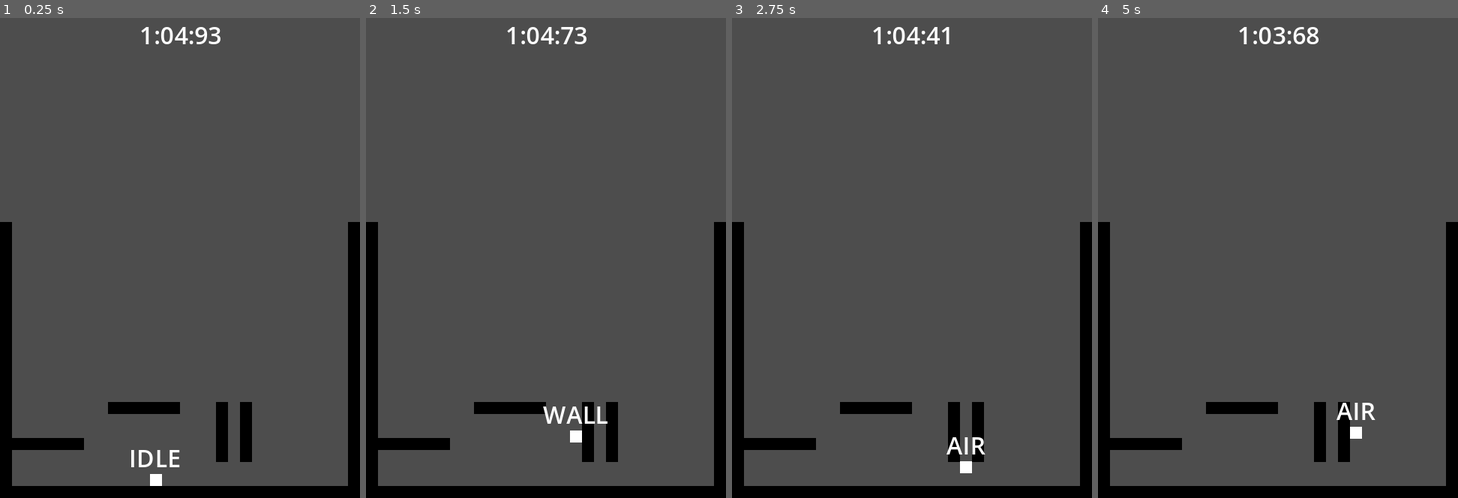
Above: before the commit, frames 1-4 (left to right).
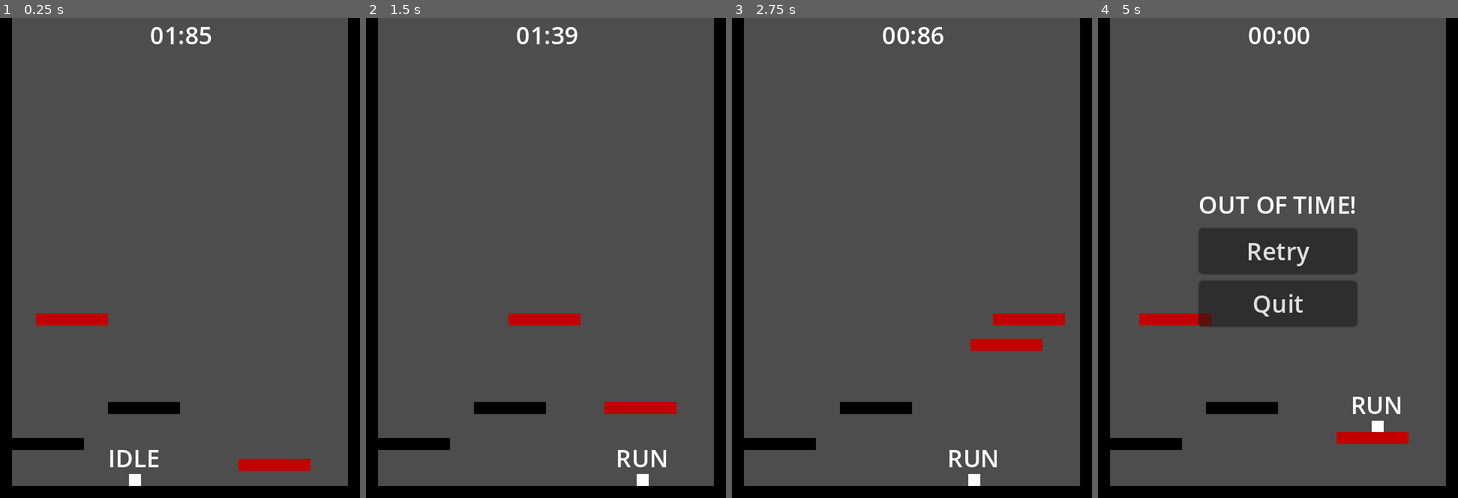
Above: after the commit, the same moments.

Repository: paperman5/time-wizard
Game: Godot game, scene res://levels/test_level.tscn
The game is run twice, just before and just after one commit, with the same random seed, the same clock (stepped at 60 frames per second) and the same inputs.
Inputs:
- Up to frame 1 (0.25 s): no input
- Up to frame 2 (1.5 s): hold D (move_right) from 0.53 s (still down); tap Space (jump) at 0.77 s
- Up to frame 3 (2.75 s): tap Space (jump) at 1.52 s; release D (move_right) at 2.03 s; hold A (move_left) from 2.03 s (still down)
- Up to frame 4 (5 s): release A (move_left) at 2.78 s; hold D (move_right) 2.78-4.28 s; tap Space (jump) at 3.02, 3.77, 4.52 s; hold A (move_left) from 4.28 s (still down)

The runs differ from the first frame. In frame 1, 5.7% of the frame differs, in the area x 0-100%, y 0-98%; in frame 2, 5.7%; in frame 3, 5.4%; in frame 4, 14%, in the area x 0-100%, y 0-93%.
Error after the commit: Parse Error: Identifier "playback_process_mode" not declared in the current scope. (res://components/animation_player_var_speed.gd:7)

Commit message:
Variable speed moving platforms

Diff:
--- /dev/null
+++ b/components/animation_player_var_speed.gd
@@ -0,0 +1,15 @@
+class_name AnimationPlayerVariableSpeed
+extends AnimationPlayer
+
+@export var level : Level
+
+func _ready():
+	playback_process_mode = AnimationPlayer.ANIMATION_PROCESS_MANUAL
+	if not is_instance_valid(level):
+		push_warning("AnimationPlayerVariableSpeed is not connected to level")
+		return
+	level.time_advance.connect(variable_advance)
+
+func variable_advance(delta):
+	if is_playing():
+		advance(delta)
--- a/levels/level.gd
+++ /dev/null
@@ -1,4 +0,0 @@
-extends Node2D
-
-@export var remaining_time : float = 100.0
-@export var level_timer : Node
--- a/levels/level_template.gd
+++ b/levels/level_template.gd
@@ -1,17 +1,42 @@
+class_name Level
 extends Node2D
 
 @export var time_limit : float = 65.0
 @export var timer_display : TimerDisplay
 @export var track : Node2D
+@export var time_accel : float = 3.0
 
 var used_time : float = 0.0
-var prev
+var manual_advance : bool = false : set = set_manual_advance
+var time_speed = 1.0
 
 @onready var pt = track.get_node_or_null("PositionTracker") as PositionTracker
+@onready var gameover = get_node("%GameoverScreen") as Control
+
+signal time_advance(delta : float)
 
 func _process(delta):
-	if is_instance_valid(pt):
-		var speed = min((pt.global_position - pt.prev).length() / delta, pt.top_speed)
-		used_time += delta * speed / pt.top_speed
+	var delta_mod = delta
+	if manual_advance:
+		time_speed += time_accel * delta
+	if is_instance_valid(pt) and not manual_advance:
+		var speed = (pt.global_position - pt.prev).length() / delta
+		time_speed = max(time_speed - time_accel * delta, speed / pt.top_speed)
+	time_speed = clamp(time_speed, 0.0, 1.0)
+	delta_mod = delta * time_speed
+
 	if is_instance_valid(timer_display):
 		timer_display.set_time(time_limit - used_time)
+
+	if used_time >= time_limit:
+		show_gameover()
+	else:
+		used_time += delta_mod
+		time_advance.emit(delta_mod)
+
+func set_manual_advance(value : bool):
+	manual_advance = value
+
+func show_gameover():
+	timer_display.set_time(0.0)
+	gameover.visible = true
--- a/levels/level_template.tscn
+++ b/levels/level_template.tscn
@@ -9,6 +9,7 @@
 timer_display = NodePath("UI/TimerDisplay")
 
 [node name="UI" type="CanvasLayer" parent="."]
+process_mode = 3
 
 [node name="TimerDisplay" parent="UI" instance=ExtResource("2_gehn1")]
 anchors_preset = 5
@@ -21,6 +22,43 @@
 text = "00:00"
 horizontal_alignment = 1
 
+[node name="GameoverScreen" type="Control" parent="UI"]
+unique_name_in_owner = true
+visible = false
+layout_mode = 3
+anchors_preset = 15
+anchor_right = 1.0
+anchor_bottom = 1.0
+grow_horizontal = 2
+grow_vertical = 2
+
+[node name="VBoxContainer" type="VBoxContainer" parent="UI/GameoverScreen"]
+layout_mode = 1
+anchors_preset = 13
+anchor_left = 0.5
+anchor_right = 0.5
+anchor_bottom = 1.0
+offset_left = -53.0
+offset_right = 53.0
+grow_horizontal = 2
+grow_vertical = 2
+alignment = 1
+
+[node name="Gameover" type="Label" parent="UI/GameoverScreen/VBoxContainer"]
+layout_mode = 2
+text = "OUT OF TIME!"
+horizontal_alignment = 1
+vertical_alignment = 1
+
+[node name="Button" type="Button" parent="UI/GameoverScreen/VBoxContainer"]
+layout_mode = 2
+text = "Retry"
+
+[node name="Button2" type="Button" parent="UI/GameoverScreen/VBoxContainer"]
+layout_mode = 2
+text = "Quit
+"
+
 [node name="TileMap" type="TileMap" parent="."]
 tile_set = ExtResource("3_flnaw")
 format = 2
--- a/levels/test_level.tscn
+++ b/levels/test_level.tscn
@@ -1,13 +1,137 @@
-[gd_scene load_steps=3 format=3 uid="uid://dddlarn8d828r"]
+[gd_scene load_steps=11 format=3 uid="uid://dddlarn8d828r"]
 
 [ext_resource type="PackedScene" uid="uid://d0k0akqnvj75k" path="res://levels/level_template.tscn" id="1_ijdmg"]
 [ext_resource type="PackedScene" uid="uid://rusm6h061nwd" path="res://player/player.tscn" id="2_oeuyf"]
+[ext_resource type="Script" path="res://addons/smoothing/smoothing_2d.gd" id="3_er5pr"]
+[ext_resource type="Texture2D" uid="uid://n0k3sfpgacv5" path="res://square8.png" id="3_o1vvq"]
+[ext_resource type="Script" path="res://components/animation_player_var_speed.gd" id="5_gickh"]
+
+[sub_resource type="RectangleShape2D" id="RectangleShape2D_nghpv"]
+size = Vector2(48, 8)
+
+[sub_resource type="Animation" id="Animation_o28fr"]
+length = 0.001
+tracks/0/type = "value"
+tracks/0/imported = false
+tracks/0/enabled = true
+tracks/0/path = NodePath("AnimatableBody2D:position")
+tracks/0/interp = 1
+tracks/0/loop_wrap = true
+tracks/0/keys = {
+"times": PackedFloat32Array(0),
+"transitions": PackedFloat32Array(1),
+"update": 0,
+"values": [Vector2(48, 201)]
+}
+tracks/1/type = "value"
+tracks/1/imported = false
+tracks/1/enabled = true
+tracks/1/path = NodePath("AnimatableBody2D2:position")
+tracks/1/interp = 1
+tracks/1/loop_wrap = true
+tracks/1/keys = {
+"times": PackedFloat32Array(0),
+"transitions": PackedFloat32Array(1),
+"update": 0,
+"values": [Vector2(183, 298)]
+}
+
+[sub_resource type="Animation" id="Animation_h3eig"]
+resource_name = "test_anim"
+length = 5.0
+loop_mode = 1
+tracks/0/type = "value"
+tracks/0/imported = false
+tracks/0/enabled = true
+tracks/0/path = NodePath("AnimatableBody2D:position")
+tracks/0/interp = 1
+tracks/0/loop_wrap = true
+tracks/0/keys = {
+"times": PackedFloat32Array(0, 0.5, 2.5, 3),
+"transitions": PackedFloat32Array(1, 1, 1, 1),
+"update": 0,
+"values": [Vector2(48, 201), Vector2(48, 201), Vector2(198, 201), Vector2(198, 201)]
+}
+
+[sub_resource type="Animation" id="Animation_rwrti"]
+resource_name = "test_anim_2"
+length = 4.0
+loop_mode = 1
+tracks/0/type = "value"
+tracks/0/imported = false
+tracks/0/enabled = true
+tracks/0/path = NodePath("AnimatableBody2D2:position")
+tracks/0/interp = 1
+tracks/0/loop_wrap = true
+tracks/0/keys = {
+"times": PackedFloat32Array(0, 0.5, 2.5, 3),
+"transitions": PackedFloat32Array(1, 1, 1, 1),
+"update": 0,
+"values": [Vector2(183, 298), Vector2(183, 298), Vector2(183, 218), Vector2(183, 218)]
+}
+
+[sub_resource type="AnimationLibrary" id="AnimationLibrary_47lnx"]
+_data = {
+"RESET": SubResource("Animation_o28fr"),
+"test_anim": SubResource("Animation_h3eig"),
+"test_anim_2": SubResource("Animation_rwrti")
+}
 
 [node name="TestLevel" node_paths=PackedStringArray("track") instance=ExtResource("1_ijdmg")]
+time_limit = 2.0
 track = NodePath("Player")
 
 [node name="TileMap" parent="." index="1"]
-layer_0/tile_data = PackedInt32Array(2555904, 0, 0, 2490368, …(1227 unchanged characters)… 64, 0, 0, 2097165, 0, 0, 2097166, 0, 0, 2097170, 0, 0, 2162706, 0, 0, 2228242, 0, 0, 2293778, 0, 0, 2359314, 0, 0, 2097172, 0, 0, 2162708, 0, 0, 2228244, 0, 0, 2293780, 0, 0, 2359316, 0, 0)
+layer_0/tile_data = PackedInt32Array(2555904, 0, 0, 2490368, …(1227 unchanged characters)… 64, 0, 0, 2097165, 0, 0, 2097166, 0, 0, 1048576, 0, 0, 983040, 0, 0, 917504, 0, 0, 851968, 0, 0, 786432, 0, 0, 720896, 0, 0, 655360, 0, 0, 589824, 0, 0, 524288, 0, 0, 458752, 0, 0, 393216, 0, 0, 327680, 0, 0, 262144, 0, 0, 196608, 0, 0, 131072, 0, 0, 65536, 0, 0, 0, 0, 0, 1048605, 0, 0, 983069, 0, 0, 917533, 0, 0, 851997, 0, 0, 786461, 0, 0, 720925, 0, 0, 655389, 0, 0, 589853, 0, 0, 524317, 0, 0, 458781, 0, 0, 393245, 0, 0, 327709, 0, 0, 262173, 0, 0, 196637, 0, 0, 131101, 0, 0, 65565, 0, 0, 29, 0, 0)
 
-[node name="Player" parent="." index="2" instance=ExtResource("2_oeuyf")]
-position = Vector2(104, 290)
+[node name="Player" parent="." index="2" node_paths=PackedStringArray("level") instance=ExtResource("2_oeuyf")]
+position = Vector2(90, 308)
+level = NodePath("..")
+
+[node name="AnimatableBody2D" type="AnimatableBody2D" parent="." index="3"]
+position = Vector2(48, 201)
+metadata/_edit_group_ = true
+
+[node name="Smoothing2D" type="Node2D" parent="AnimatableBody2D" index="0"]
+script = ExtResource("3_er5pr")
+target = NodePath("..")
+
+[node name="Sprite2D" type="Sprite2D" parent="AnimatableBody2D/Smoothing2D" index="0"]
+modulate = Color(0.764706, 0, 0, 1)
+scale = Vector2(6, 1)
+texture = ExtResource("3_o1vvq")
+
+[node name="CollisionShape2D" type="CollisionShape2D" parent="AnimatableBody2D" index="1"]
+shape = SubResource("RectangleShape2D_nghpv")
+
+[node name="AnimatableBody2D2" type="AnimatableBody2D" parent="." index="4"]
+position = Vector2(183, 298)
+metadata/_edit_group_ = true
+
+[node name="Smoothing2D" type="Node2D" parent="AnimatableBody2D2" index="0"]
+script = ExtResource("3_er5pr")
+target = NodePath("..")
+
+[node name="Sprite2D" type="Sprite2D" parent="AnimatableBody2D2/Smoothing2D" index="0"]
+modulate = Color(0.764706, 0, 0, 1)
+scale = Vector2(6, 1)
+texture = ExtResource("3_o1vvq")
+
+[node name="CollisionShape2D" type="CollisionShape2D" parent="AnimatableBody2D2" index="1"]
+shape = SubResource("RectangleShape2D_nghpv")
+
+[node name="AnimationPlayer" type="AnimationPlayer" parent="." index="5" node_paths=PackedStringArray("level")]
+autoplay = "test_anim"
+libraries = {
+"": SubResource("AnimationLibrary_47lnx")
+}
+script = ExtResource("5_gickh")
+level = NodePath("..")
+
+[node name="AnimationPlayer2" type="AnimationPlayer" parent="." index="6" node_paths=PackedStringArray("level")]
+autoplay = "test_anim_2"
+libraries = {
+"": SubResource("AnimationLibrary_47lnx")
+}
+script = ExtResource("5_gickh")
+level = NodePath("..")
--- a/player/player.gd
+++ b/player/player.gd
@@ -1,6 +1,7 @@
 class_name Player
 extends CharacterBody2D
 
+@export var level : Level
 @export_category("Max Speed")
 @export var max_speed : float = 120.0
 @export var max_fall_speed : float = 300.0
@@ -35,6 +36,8 @@
 
 func _ready():
 	recalc_physics()
+	if not is_instance_valid(level):
+		push_warning("Player is not connected to level")
 
 func recalc_physics():
 	jump_speed = 2 * jump_height / jump_apex_time
@@ -55,20 +58,17 @@
 	jumps = default_jumps
 
 func _unhandled_input(event):
-	if event.is_action_pressed("move_up"):
-		_input_ud.x = event.get_action_strength("move_up")
-	elif event.is_action_pressed("move_down"):
-		_input_ud.y = event.get_action_strength("move_down")
-	elif event.is_action_pressed("move_left"):
+	if event.is_action_pressed("move_left"):
 		_input_lr.x = event.get_action_strength("move_left")
 	elif event.is_action_pressed("move_right"):
 		_input_lr.y = event.get_action_strength("move_right")
 
-	elif event.is_action_released("move_up"):
-		_input_ud.x = 0
-	elif event.is_action_released("move_down"):
-		_input_ud.y = 0
 	elif event.is_action_released("move_left"):
 		_input_lr.x = 0
 	elif event.is_action_released("move_right"):
 		_input_lr.y = 0
+
+	elif event.is_action_pressed("advance_time"):
+		level.manual_advance = true
+	elif event.is_action_released("advance_time"):
+		level.manual_advance = false
--- a/player/statemachine/air.gd
+++ b/player/statemachine/air.gd
@@ -56,6 +56,9 @@
 		if from_wall == true:
 			player.did_walljump = true
 
+	if player.is_on_wall_only():
+		pass
+
 	if player.is_on_wall_only() \
 				and (not is_zero_approx(input_direction.x) or player.right_raycast.is_colliding() or player.left_raycast.is_colliding()) \
 				and player.velocity.y < player.wall_cling_speed_threshold \
--- a/player/statemachine/wall.gd
+++ b/player/statemachine/wall.gd
@@ -20,7 +20,7 @@
 		accel.x = player.air_accel * input_direction.x
 		if is_zero_approx(input_direction.x):
 			# Add a small amount of horizontal accel to make it collide with wall
-			accel.x = 10.0 * side
+			player.velocity.x = 100.0 * side
 
 	# movement & gravity
 	player.velocity += ((player.gravity * float(cling_timer > player.wall_cling_time)) + accel) * delta
--- a/project.godot
+++ b/project.godot
@@ -58,6 +58,11 @@
 "events": [Object(InputEventKey,"resource_local_to_scene":false,"resource_name":"","device":-1,"window_id":0,"alt_pressed":false,"shift_pressed":false,"ctrl_pressed":false,"meta_pressed":false,"pressed":false,"keycode":0,"physical_keycode":83,"key_label":0,"unicode":115,"echo":false,"script":null)
 ]
 }
+advance_time={
+"deadzone": 0.5,
+"events": [Object(InputEventKey,"resource_local_to_scene":false,"resource_name":"","device":-1,"window_id":0,"alt_pressed":false,"shift_pressed":false,"ctrl_pressed":false,"meta_pressed":false,"pressed":false,"keycode":0,"physical_keycode":83,"key_label":0,"unicode":115,"echo":false,"script":null)
+]
+}
 
 [layer_names]
 
